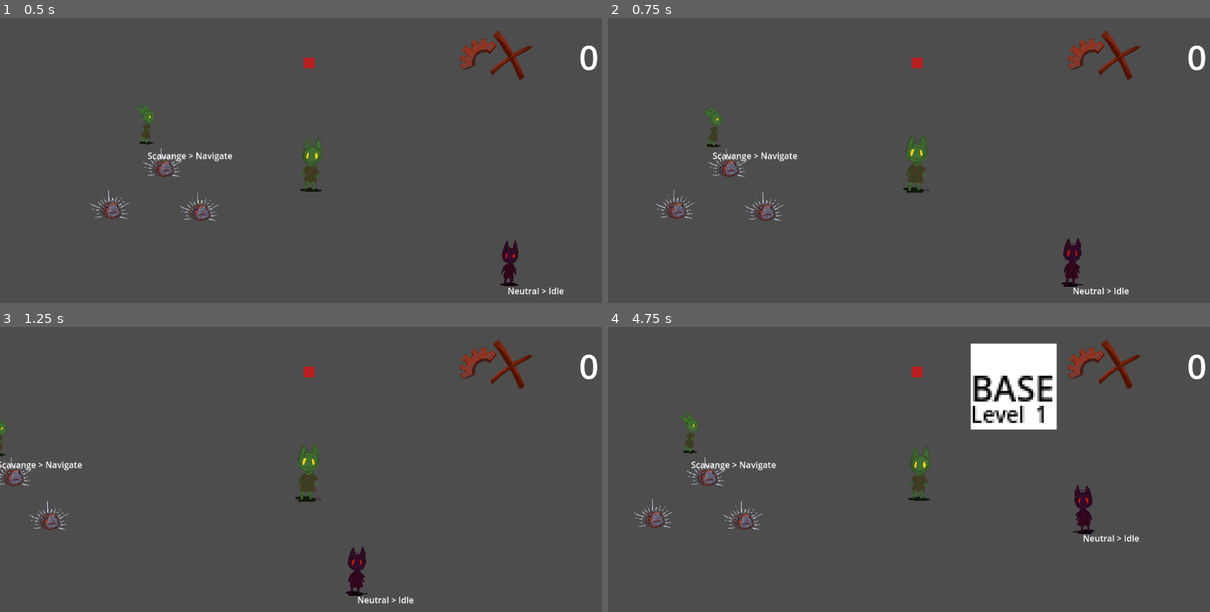
Above: before the commit, frames 1-4 (two rows, left to right).
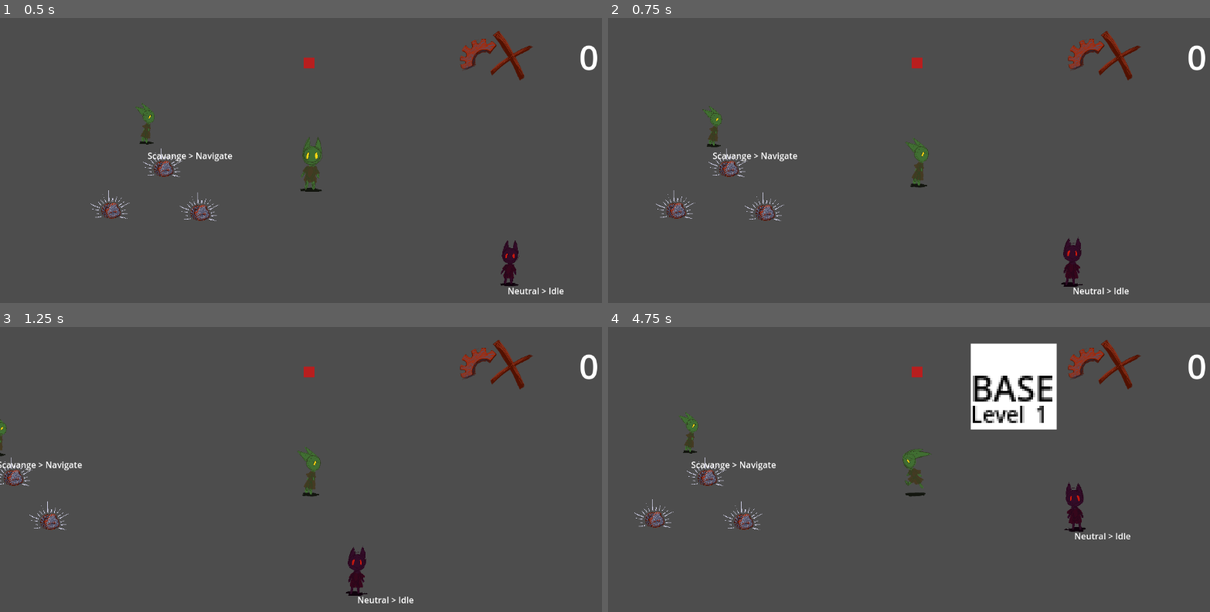
Above: after the commit, the same moments.

Repository: loteque/GoblinGame
Game: Godot game, scene res://tests/test_new_actor.tscn
The game is run twice, just before and just after one commit, with the same random seed, the same clock (stepped at 60 frames per second) and the same inputs.
Inputs:
- Up to frame 1 (0.5 s): no input
- Up to frame 2 (0.75 s): hold D (right) from 0.53 s (still down); hold Shift (call) from 0.53 s (still down)
- Up to frame 3 (1.25 s): keep holding D (right); keep holding Shift (call)
- Up to frame 4 (4.75 s): release D (right) at 1.28 s; release Shift (call) at 1.28 s; hold S (down) 1.28-2.03 s; tap one key every 0.75 s from 1.35 s: G (place) Space (select) Shift (call) G (place) Space (select); hold D (right) 2.03-2.78 s; hold W (up) 2.78-3.53 s; hold A (left) from 3.53 s (still down)

Frame 1 is identical in both runs. In frame 2, 0.4% of the frame differs, in the area x 49-54%, y 40-62%; in frame 3, 0.4%; in frame 4, 1.1%, in the area x 48-89%, y 41-76%.

Commit message:
remove early return from animation controlelr

Diff:
--- a/project/AnimationController.gd
+++ b/project/AnimationController.gd
@@ -8,7 +8,6 @@
     sprite.rotation_degrees = rotation_deg
 
 func _physics_process(_delta):
-    return
     if !actor:
         return
 
--- a/project/new_actor.tscn
+++ b/project/new_actor.tscn
@@ -1,11 +1,10 @@
-[gd_scene load_steps=22 format=3 uid="uid://b3f3e2snpptm"]
+[gd_scene load_steps=21 format=3 uid="uid://b3f3e2snpptm"]
 
 [ext_resource type="Script" path="res://new_actor.gd" id="1_j6rqw"]
 [ext_resource type="PackedScene" uid="uid://kr7oxu32ckts" path="res://src/character/components/health_component.tscn" id="2_3ypmk"]
 [ext_resource type="Texture2D" uid="uid://binsxgaxudhe3" path="res://icon-bot.png" id="2_dx5gv"]
 [ext_resource type="SpriteFrames" uid="uid://b1tde2jhy8sfh" path="res://goblin_0_sprite_frames.tres" id="3_xmqe5"]
 [ext_resource type="Script" path="res://target_tracker_component.gd" id="4_cu521"]
-[ext_resource type="PackedScene" uid="uid://bf7crtfeg2ch1" path="res://animation_controller.tscn" id="4_rs5bg"]
 [ext_resource type="Script" path="res://actor_core.gd" id="5_fjmgl"]
 [ext_resource type="Script" path="res://state_machine.gd" id="5_tfddv"]
 [ext_resource type="Script" path="res://neutral_state.gd" id="7_6mnjv"]
@@ -74,10 +73,6 @@
 
 [node name="CollisionShape2D" type="CollisionShape2D" parent="TargetTrackerComponent"]
 shape = SubResource("CircleShape2D_ueshs")
-
-[node name="AnimationController" parent="." node_paths=PackedStringArray("actor", "sprite") instance=ExtResource("4_rs5bg")]
-actor = NodePath("..")
-sprite = NodePath("../AnimatedSprite2D")
 
 [node name="ActorCore" type="Node" parent="." node_paths=PackedStringArray("actor", "animated_sprite", "machine")]
 unique_name_in_owner = true
